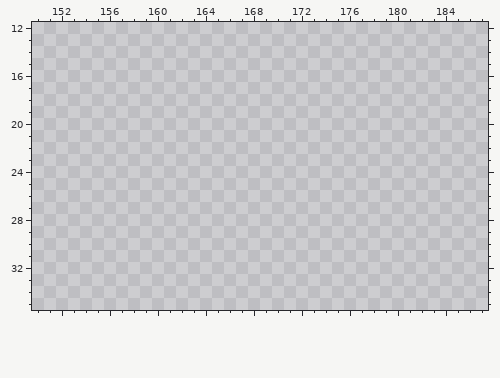
A pixel-art file gets an edit: Tiere/All Animals.aseprite. The first picture shows the starting point.
300x300 pixels, 1 frame. Colours within 5 levels of each other are drawn and written as one. Shown: x 150..187, y 12..35.
Palette (. is transparent): 
The result:
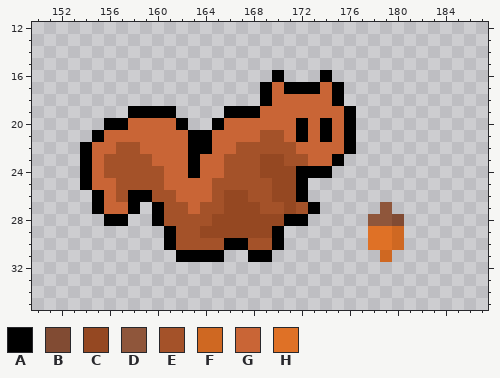
Colours new in this view: A #000000  B #814b33  C #954822  D #8f563b  E #a45229  F #cf6822  G #c96536  H #df7126
Changes in this commit:
{"where": "layer \"Layer 1\""}
{"y":16,"x":170,"old":".","new":"A"}
{"y":16,"x":174,"old":".","new":"A"}
{"y":17,"x":169,"old":".......","new":"AGAAAGA"}
{"y":18,"x":169,"old":".......","new":"AGGGGGA"}
{"y":19,"x":158,"old":"....","new":"AAAA"}
{"y":19,"x":166,"old":"...........","new":"AAAGGGGGGGA"}
{"y":20,"x":156,"old":".......","new":"AAGGGGA"}
{"y":20,"x":165,"old":"............","new":"AGGGGGGAGAGA"}
{"y":21,"x":155,"old":"......................","new":"AGGGGGGGAAGGGGEEGAGAGA"}
{"y":22,"x":154,"old":".......................","new":"AGGEEGGGGAAGGEEEEEGGGGA"}
{"y":23,"x":154,"old":"......................","new":"AGEEEEGGGAGGEEECCEEGGA"}
{"y":24,"x":154,"old":".....................","new":"AGEEEEEGGAGGEEECCCAAA"}
{"y":25,"x":154,"old":"...................","new":"AGGEEEEGGGGEEEEECCA"}
{"y":26,"x":155,"old":"..................","new":"AGEAAEEGGGECCEECCA"}
{"y":27,"x":155,"old":"....","new":"AGGA"}
{"y":27,"x":160,"old":"..............","new":"AEEGEECCCEECEA"}
{"y":27,"x":179,"old":".","new":"D"}
{"y":28,"x":156,"old":"..","new":"AA"}
{"y":28,"x":160,"old":".............","new":"AEEEECCCCCCAA"}
{"y":28,"x":178,"old":"...","new":"DDB"}
{"y":29,"x":161,"old":"..........","new":"AEECCCCCCA"}
{"y":29,"x":178,"old":"...","new":"HHF"}
{"y":30,"x":161,"old":"..........","new":"AEEEEAAEEA"}
{"y":30,"x":178,"old":"...","new":"HHF"}
{"y":31,"x":162,"old":"....","new":"AAAA"}
{"y":31,"x":168,"old":"..","new":"AA"}
{"y":31,"x":179,"old":".","new":"F"}
